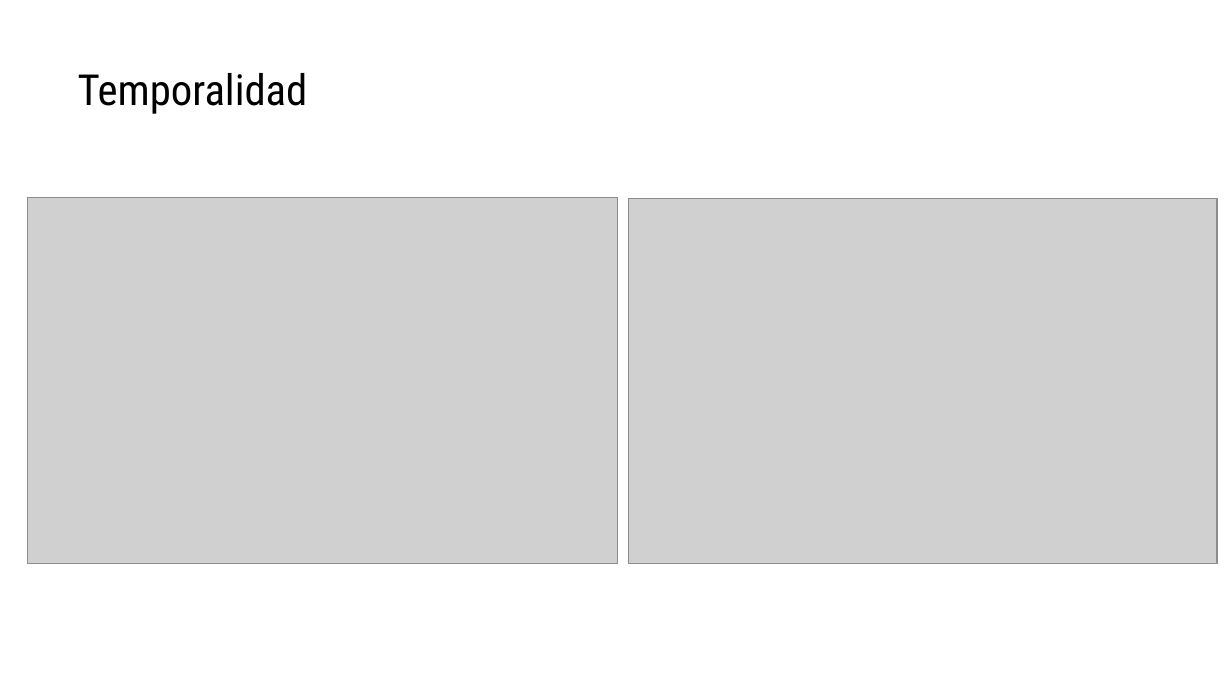
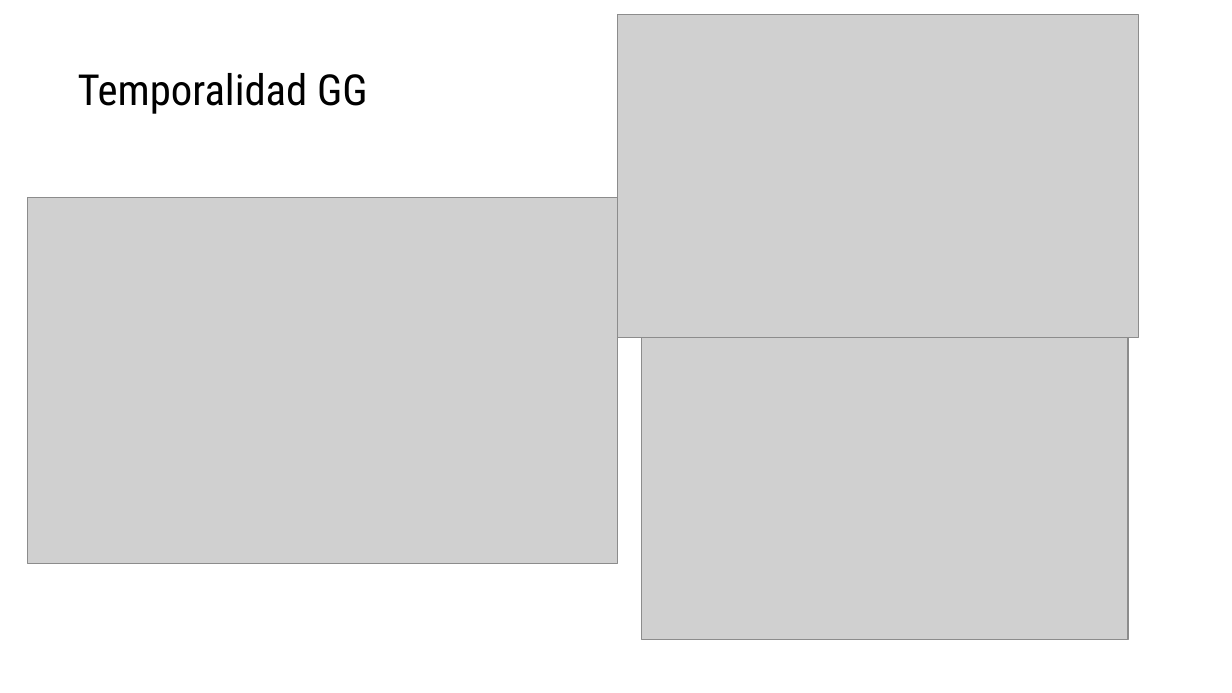
Before and after one commit to anacanoherranz/TFM, a slide deck: slide 14 of resumen TFM.pptx (slide 12 before the commit). Drawn at 1232x693 pixels with LibreOffice and Linux fonts; fonts in the diff are those of the drawing; grey boxes stand for pictures. Boxes give left, top, right and bottom in pixels: in the first picture for what was removed or moved away, otherwise in the second. Text is boxed around its words. In the diff, an @@ line names an element or a change of style, - is before the commit and + after.

```diff
--- a/resumen TFM.pptx
+++ b/resumen TFM.pptx
@@ picture resized from (x1=628, y1=198, x2=1217, y2=564) to (x1=617, y1=15, x2=1137, y2=338) @@
@@ title at (x1=78, y1=73, x2=367, y2=114): text changed @@
-Temporalidad
+Temporalidad GG
@@ picture added at (x1=642, y1=338, x2=1129, y2=639) @@
```
Also in this commit, not shown: 1 other slide changed, 7 slides added, 7 other files.
